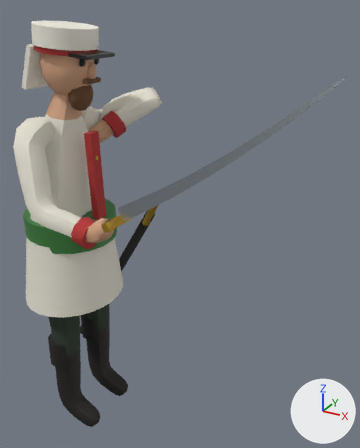
The glTF model models/era2/rus2_qomondon.glb: old version first, new version second.
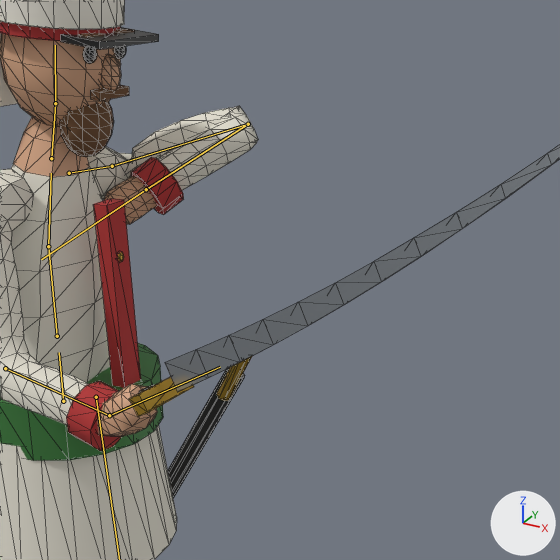
Each version appears first whole from a 50 mm lens placed at (1.322, -1.483, 1.785), pointed at (0.457, 0.088, 0.999), and next in a close-up on the part from 11% to 84% of the width and 8% to 67% of the height. The lights are fixed; the arrows at lower right show +X, +Y and +Z. The first two pictures are the older version. Both versions are drawn at frame 24 of the action 'Block'; the numbers are the values there. The bones that change, and the others that lie on the model, are drawn over the model as lines in the close-ups. The close-ups show mesh edges as thin lines.

Names of what the first close-up shows: 'Body', 'Sword'.
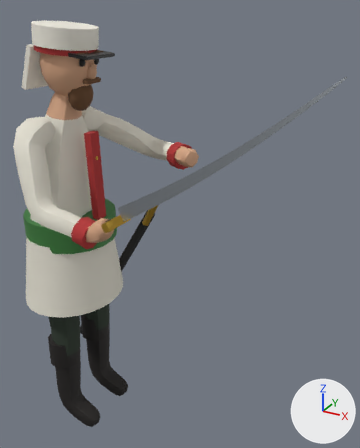
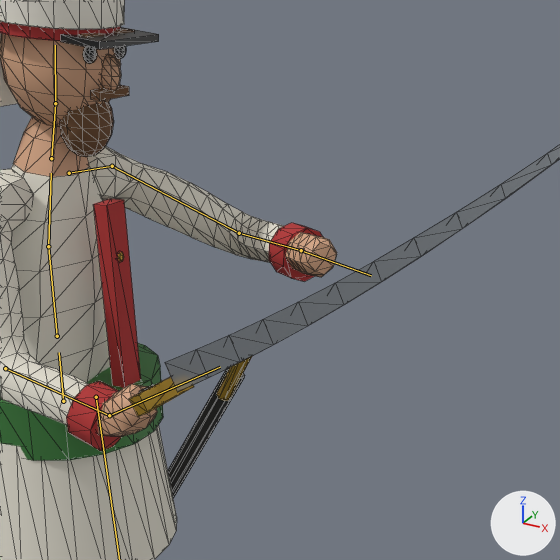
Where the change shows, as pixel boxes (x1, y1, x2, y2) in the close-ups (560 x 560 px):
```json
{"object": "Body", "change": "posed", "before": [0, 0, 258, 560], "after": [0, 0, 337, 560]}
{"bone": "UpperArm.L", "before": "(112, 166) to (248, 124)", "after": "(112, 166) to (239, 233)"}
{"bone": "ForeArm.L", "before": "(248, 124) to (146, 189)", "after": "(239, 233) to (301, 250)"}
```

Scene script edits in JSON lines:
```json
{"block": "bone_upperarm_l", "where": "bone_upperarm_l = bpy.data.objects['Rig'].pose.bones['UpperArm.L']  # child of 'Shoulder.L'"}
{"op": "set", "path": "bone_upperarm_l.rotation_quaternion", "old": "(0.527, 0.103, -0.276, -0.797)", "new": "(0.829, 0.087, -0.135, -0.535)", "note": "degrees (34, -7, -115) -> degrees (17, -7, -67)"}
{"block": "bone_forearm_l", "where": "bone_forearm_l = bpy.data.objects['Rig'].pose.bones['ForeArm.L']  # child of 'UpperArm.L'"}
{"op": "set", "path": "bone_forearm_l.rotation_quaternion", "old": "(0.139, -0.825, 0.177, -0.518)", "new": "(0.807, -0.193, 0.387, -0.402)", "note": "degrees (-136, -54, -47) -> degrees (-45, 28, -65)"}
```
